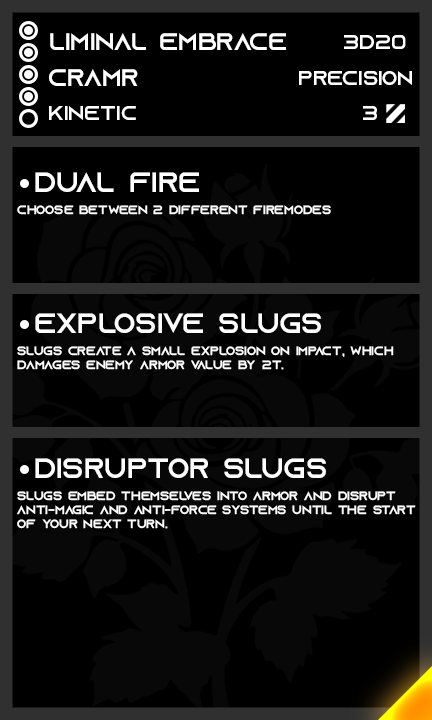
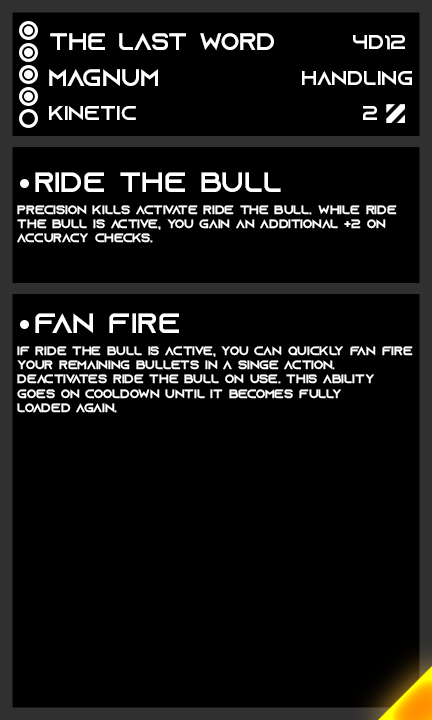
The second (432, 720) image is a revision of the first. Changes to its layers:
painted on "AP" over [363, 106, 377, 120]
renamed "precision" to "handling", painted on it over [299, 71, 412, 85]
renamed "3d20" to "4d12", painted on it over [344, 35, 406, 50]
painted on "archetype" over [49, 69, 158, 86]
renamed "liminal embrace" to "the last word", painted on it over [50, 33, 286, 50]
renamed "choose between 2 different firemodes" to "precision kills activate ride the bull. while ride the bull is", painted on it over [17, 205, 397, 243]
renamed "dual fire" to "ride the bull", painted on it over [39, 172, 281, 192]
renamed "slugs create a small explosion on impact, which damages enemy a" to "if ride the bull is active, you can quickly fan fire your remai", painted on it over [17, 346, 413, 413]
renamed "explosive slugs" to "fan fire", painted on it over [35, 313, 321, 333]
hid group "Mod Slot 3" (4 layers) over [12, 427, 420, 529]
renamed "slugs embed themselves into armor and disrupt anti-magic and an" to "Layer 2", painted on it over [17, 491, 416, 529]
renamed "disruptor slugs" to "boost socket", painted on it over [35, 458, 326, 478]
hid "Memento" over [12, 164, 420, 708]
